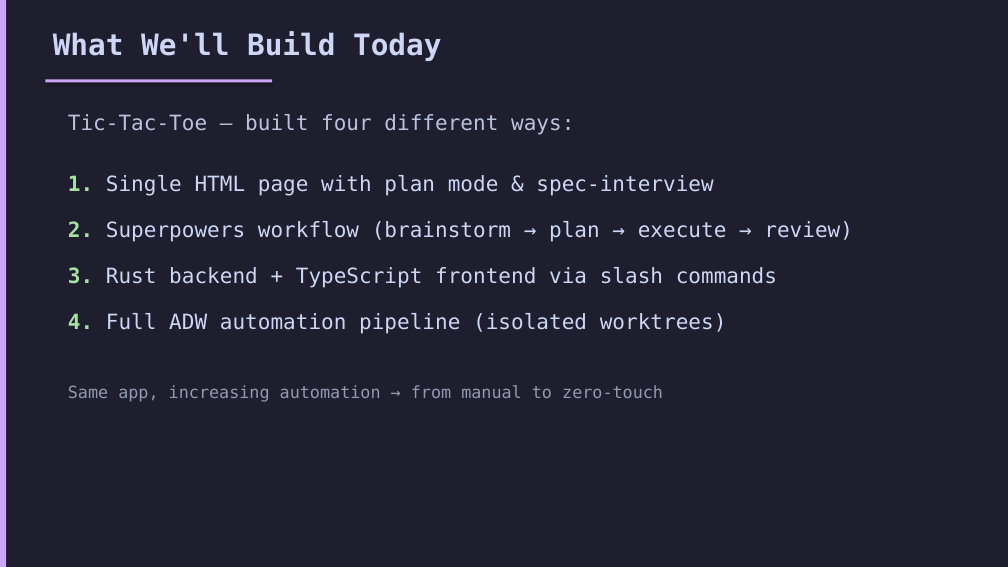
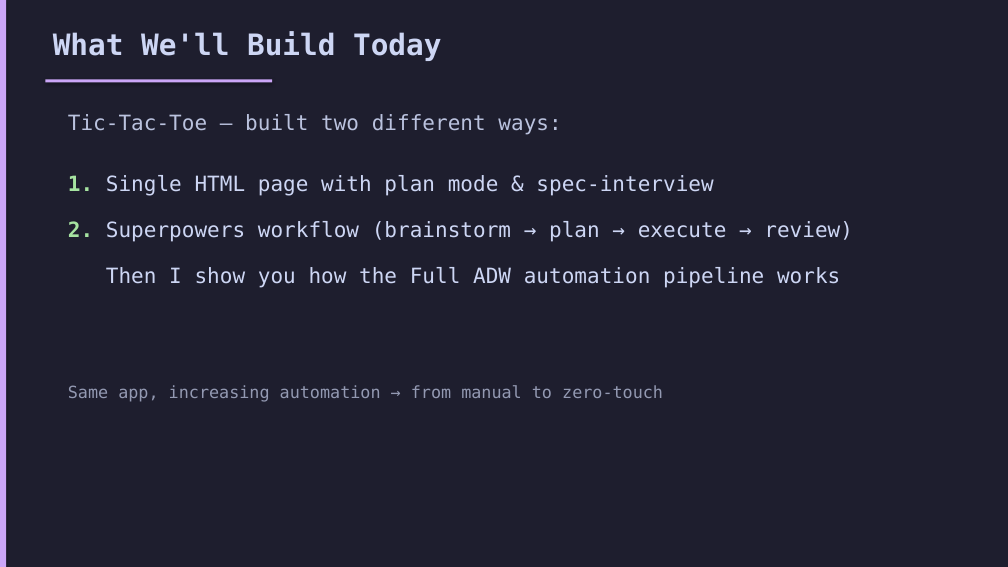
Before and after one commit to Adafy/cc-advanced-training, a slide deck: slide 4 of claude-code-advanced-training.pptx. Drawn at 1008x567 pixels with LibreOffice and Linux fonts; fonts in the diff are those of the drawing. Boxes give left, top, right and bottom in pixels: in the first picture for what was removed or moved away, otherwise in the second. Text is boxed around its words. In the diff, an @@ line names an element or a change of style, - is before the commit and + after.

```diff
--- a/claude-code-advanced-training.pptx
+++ b/claude-code-advanced-training.pptx
@@ text at (x1=68, y1=114, x2=561, y2=135): text changed @@
-Tic-Tac-Toe — built four different ways:
+Tic-Tac-Toe — built two different ways:
@@ text at (x1=106, y1=267, x2=840, y2=288): text changed @@
-3. Rust backend + TypeScript frontend via slash commands
-4. Full ADW automation pipeline (isolated worktrees)
+Then I show you how the Full ADW automation pipeline works
```
Also in this commit, not shown: 2 other slides changed, 3 slides added, 1 slide removed, 4 other files.
